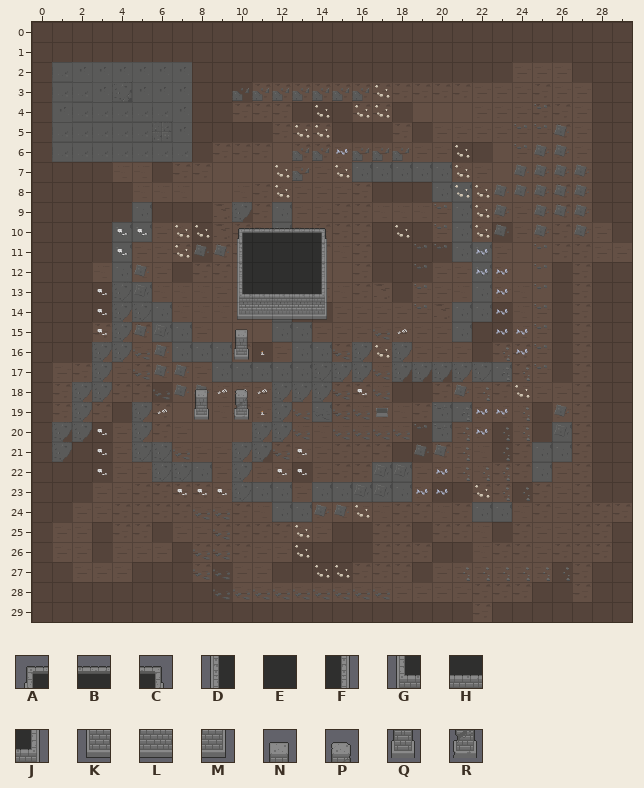
Tiled map, stored at assets/sprites/tilesets/testTileset_Project.tmx. The picture above is the old version.
Cells are 32x32 px. Shown: x 0..29, y 0..29.
Key: from "testTileset": A 0, B 1, C 2, D 16, E 17, F 18, G 32, H 33, J 34, K 48, L 49, M 50, N 208, P 209, Q 224, R 225.
_ is an empty cell.
Layers that did not change in this view are not listed.
Layer "walls" before, first column x 0:
 0 ______________________________
 1 ______________________________
 2 ______________________________
 3 ______________________________
 4 ______________________________
 5 ______________________________
 6 ______________________________
 7 ______________________________
 8 ______________________________
 9 ______________________________
10 __________ABBBC_______________
11 __________DEEEF_______________
12 __________DEEEF_______________
13 __________GHHHJ_______________
14 __________KLLLM_______________
15 __________N___________________
16 __________Q___________________
17 ______________________________
18 ________N_P___________________
19 ________Q_R___________________
20 ______________________________
21 ______________________________
22 ______________________________
23 ______________________________
After the commit:
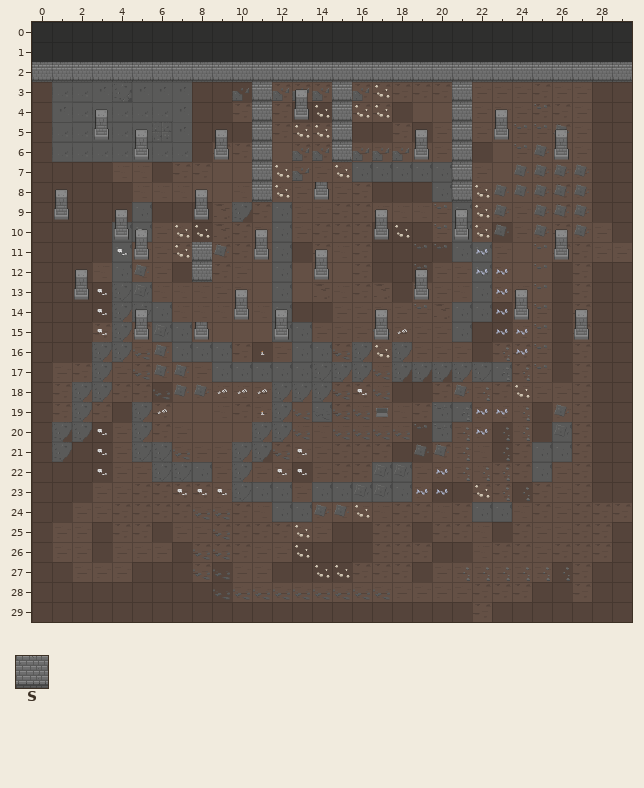
Further tiles: from "testTileset": S 146.
Tiles of an added or newly shown layer are drawn over the layers below it.
Commit: Fixed collision problems
Change:
Changed rows in their new state; . is an unchanged cell.
Layer "walls":
first column x 0:
 2 SSSSSSSSSSSSSSSSSSSSSSSSSSSSSS
 3 ...........S...S.....S........
 4 ...........S.Q.S.....S........
 5 ...Q.......S...S.....S.Q......
 6 .....Q...Q.S...S...Q.S....Q...
 7 ...........S.........S........
 8 ...........S..Q......S........
 9 .Q......Q.....................
10 ....Q....._____..Q...Q........
11 .....Q..S._Q___...........Q...
12 ........S.____Q...............
13 ..Q......._____....Q..........
14 ..........Q____.........Q.....
15 .....Q..Q._.Q....Q.........Q..
16 .........._...................
18 ........_._...................
19 ........_._...................
Layer "walls2" (added):
first column x 0:
 0 EEEEEEEEEEEEEEEEEEEEEEEEEEEEEE
 1 EEEEEEEEEEEEEEEEEEEEEEEEEEEEEE
 3 .............N................
 4 ...N...................N......
 5 .....N...N.........N......N...
 8 .N......N.....................
 9 ....N............N...N........
10 .....N.....N..............N...
11 ..............N...............
12 ..N................N..........
13 ..........N.............N.....
14 .....N......N....N.........N..
Pixel boxes of the changes (left, top, right, bottom) in both pictures:
changed: (32, 22, 632, 360)
removed: (194, 389, 209, 420)
removed: (234, 389, 249, 420)
